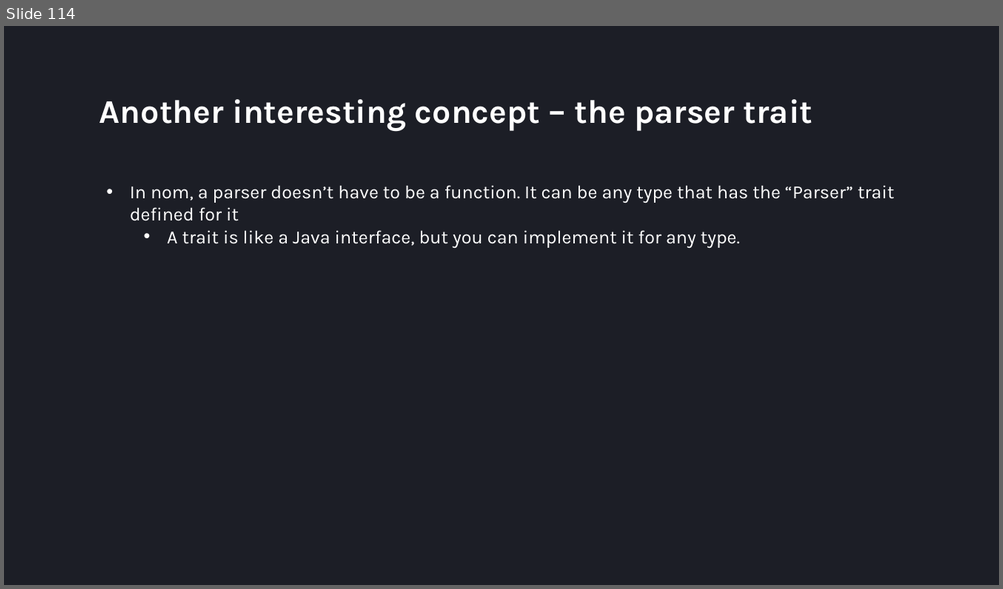
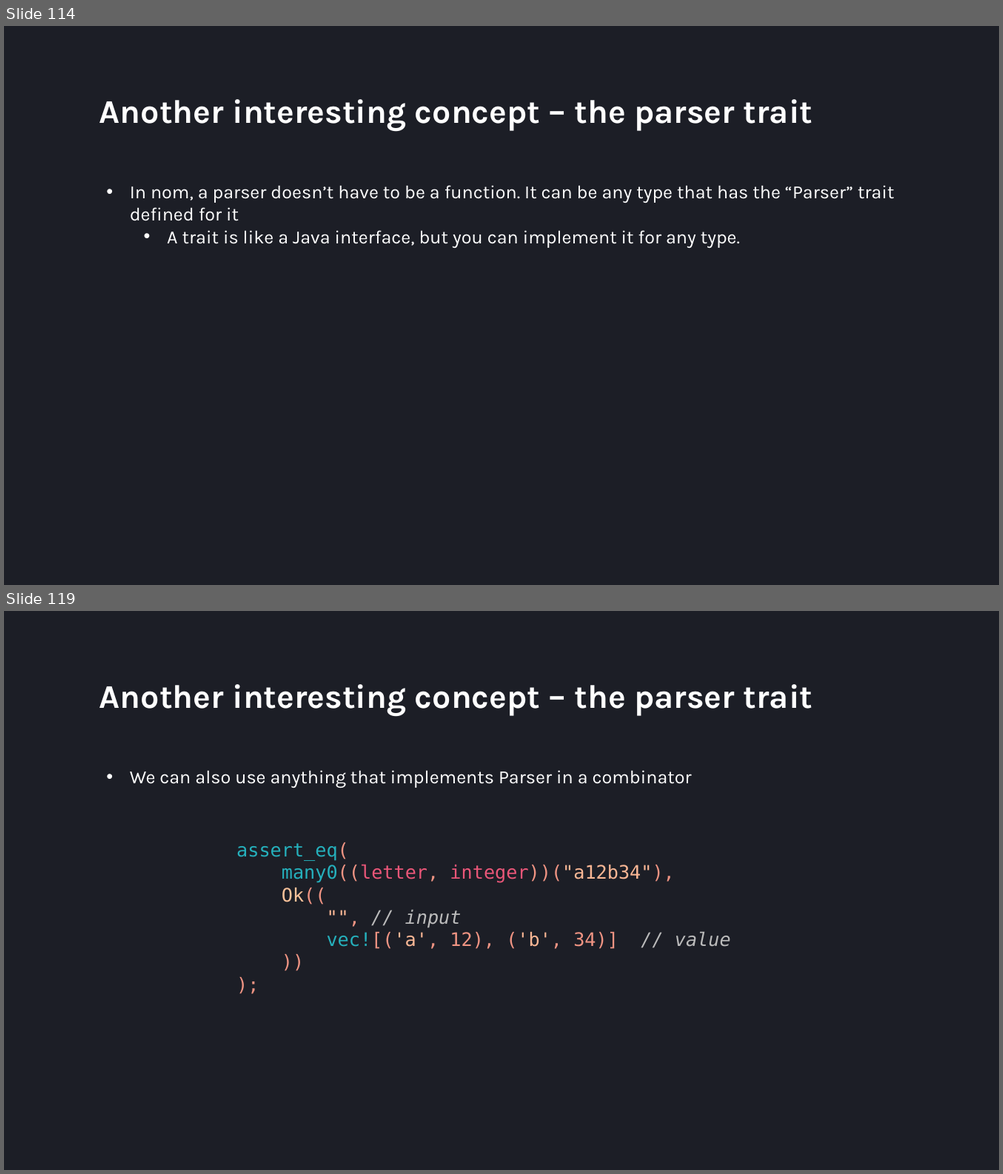
Before and after one commit to villuna/parsers-talk, a slide deck: presentation/presentation.pptx. Shown one above the other, each under a label of ours: slide 114 before the commit, slides 114 and 119 after it; the slides between them are not shown. The pictures are 1003x589 and 1003x1174 pixels, drawn with LibreOffice and Linux fonts; fonts in the diff are those of the drawing. Boxes give left, top, right and bottom in pixels: in the first picture for what was removed or moved away, otherwise in the second. Text is boxed around its words. In the diff, an @@ line names an element or a change of style, - is before the commit and + after.

```diff
--- a/presentation/presentation.pptx
+++ b/presentation/presentation.pptx
@@ slide 119 added at [4, 611, 999, 1170], background #1C1E26 @@
@@ title added at [99, 684, 813, 716], 32 pt, text #FFFFFF, bold @@
+Another interesting concept – the parser trait
@@ text added at [130, 770, 691, 788], 18 pt, text #FFFFFF @@
+• We can also use anything that implements Parser in a combinator
@@ text added at [236, 843, 731, 949], 18 pt, text #F09483 @@
+assert_eq(
+many0((letter, integer))("a12b34"),
+Ok((
+"", // input
+vec![('a', 12), ('b', 34)] // value
+))
+);
```
Also in this commit, not shown: 1 slide changed, 35 other slides added, 1 slide removed, 5 other files.
